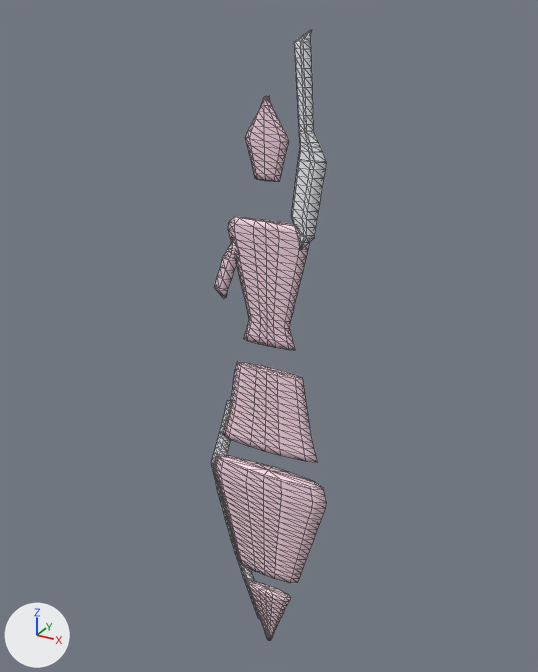
The glTF model public/models/humans/dancer-high.glb, before and after one commit.
Before and after are seen from a 50 mm camera at (30.6, -55.4, 65.9) aimed at (-0.9, 2.0, 37.2). Every picture has the same lights, and +X, +Y and +Z are marked at lower left. The first picture is the older version. Mesh edges are drawn as thin lines. Vertices at exactly the same position are counted once.

Before the edit, the objects in view are built like this:
```python
me_mesh_0 = bpy.data.meshes.new('Mesh_0')
me_mesh_0.from_pydata(...)  # 1361 vertices, 2690 faces; spans x -6.9..6.5, y -0.9..0.9, z 0.6..64.4
me_mesh_0.materials.append(mat_defaultmaterial)
ob_mesh_0 = bpy.data.objects.new('Mesh_0', me_mesh_0)
ob_mesh_0.location = (0.0, 0.0, 0.0)
```
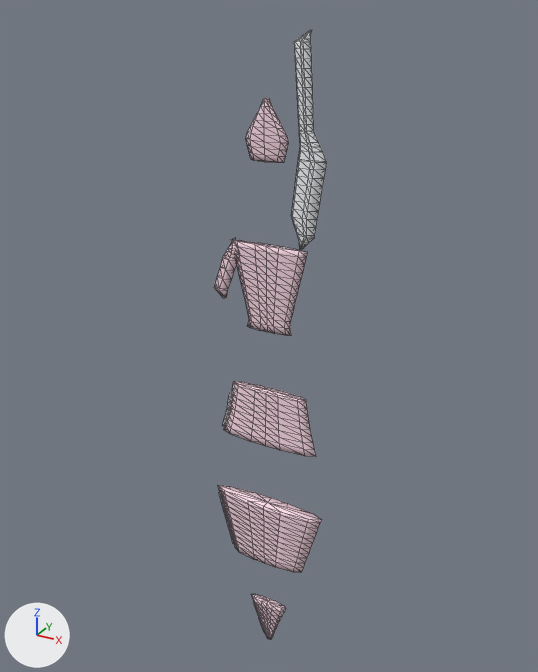
The change, as JSON lines over the scene's bpy script:
```json
{"block": "me_mesh_0", "where": "# used by ob_mesh_0; location = (0.0, 0.0, 0.0)"}
{"op": "remove", "block": "me_mesh_0", "code": "me_mesh_0.from_pydata(...)  # 1361 vertices, 2690 faces; spans x -6.9..6.5, y -0.9..0.9, z 0.6..64.4"}
{"op": "add", "block": "me_mesh_0", "code": "me_mesh_0.from_pydata(...)  # 1024 vertices, 2008 faces; spans x -6.1..6.1, y -0.9..0.8, z 0.8..64.4"}
{"block": "me_mesh_0", "change": "me_mesh_0 part 1: the loose piece of 242 vertices spanning x -6.5..6.5, y -0.9..0.9, z 10.6..23.4 is rebuilt with 146 vertices and now spans x -6.1..6.1, y -0.9..0.8, z 12.2..19.6"}
{"block": "me_mesh_0", "change": "me_mesh_0 part 2: the loose piece of 170 vertices spanning x -5.4..5.4, y -0.6..0.8, z 26.0..34.6 is rebuilt with 122 vertices and now spans x -5.2..5.2, y -0.6..0.8, z 26.6..32.4"}
{"block": "me_mesh_0", "change": "me_mesh_0 part 3: the loose piece of 146 vertices spanning x -2.8..2.8, y -0.5..0.6, z 0.6..8.2 is rebuilt with 110 vertices and now spans x -2.2..2.2, y -0.3..0.5, z 0.8..6.4"}
{"block": "me_mesh_0", "change": "me_mesh_0 part 4: a new loose piece of 50 vertices spanning x -6.1..-3.4, y 0.0..0.4, z 12.5..18.5, in mat_defaultmaterial"}
{"block": "me_mesh_0", "change": "me_mesh_0 part 5: a new loose piece of 34 vertices spanning x -5.5..-3.5, y 0.2..0.6, z 26.9..30.9, in mat_defaultmaterial"}
{"block": "me_mesh_0", "change": "me_mesh_0 part 6: 16 vertices moved from x -1.8..1.8, y -0.6..0.3, z 54.8..57.6 to x -1.7..1.7, y -0.6..0.3, z 54.8..57.6; 173 vertices removed from x -4.7..4.1, y -0.6..0.7, z 37.2..59.4; 80 vertices added at x -3.9..3.9, y -0.6..0.5, z 38.6..59.2"}
{"block": "me_mesh_0", "change": "me_mesh_0 part 7: 182 vertices removed from x -6.9..0.0, y 0.0..0.6, z 3.0..30.0"}
{"block": "me_mesh_0", "change": "other edits to the shape of me_mesh_0 do not show in these pictures"}
```

Location of each change, [x1, y1, x2, y2] in pixels of the pictures (538 x 672 px; the box of a moved part takes in the faces that stretch with it):
```json
{"object": "Mesh_0", "change": "reshaped", "before": [211, 30, 327, 641], "after": [214, 30, 327, 640]}
{"part": 1, "of": "me_mesh_0", "change": "rebuilt", "before": [213, 455, 327, 583], "after": [218, 486, 321, 572], "on screen": "10% narrower, 33% shorter"}
{"part": 2, "of": "me_mesh_0", "change": "rebuilt", "before": [222, 362, 318, 463], "after": [224, 381, 316, 457], "on screen": "25% shorter"}
{"part": 3, "of": "me_mesh_0", "change": "rebuilt", "before": [246, 580, 291, 641], "after": [251, 594, 286, 640], "on screen": "22% narrower, 24% shorter"}
{"part": 4, "of": "me_mesh_0", "change": "added", "after": [219, 493, 234, 544]}
{"part": 5, "of": "me_mesh_0", "change": "added", "after": [222, 393, 232, 427]}
{"part": 6, "of": "me_mesh_0", "change": "moved or reshaped", "before": [228, 96, 310, 350], "after": [231, 98, 308, 257]}
{"part": 7, "of": "me_mesh_0", "change": "deleted", "before": [211, 400, 260, 619]}
```
